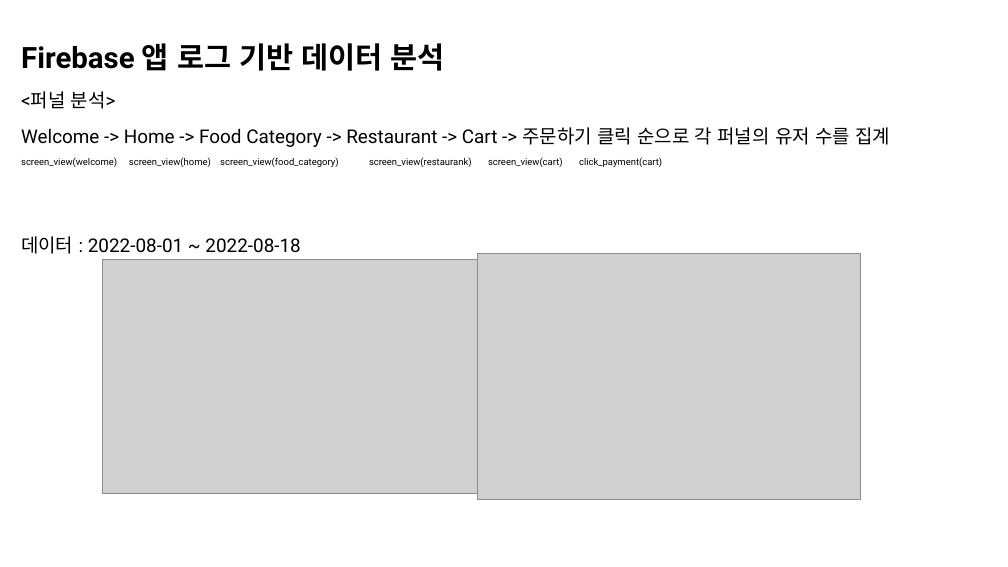
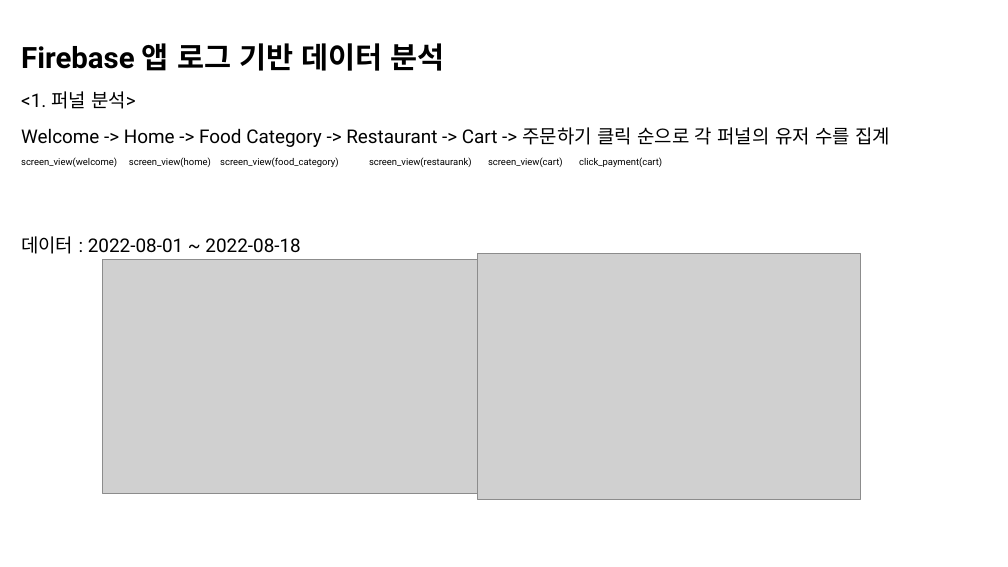
Before and after one commit to Indongspace/Personal_project, a slide deck: slide 2 of 앱 로그 데이터 분석.pptx. Drawn at 1008x567 pixels with LibreOffice and Linux fonts; fonts in the diff are those of the drawing; grey boxes stand for pictures. Boxes give left, top, right and bottom in pixels: in the first picture for what was removed or moved away, otherwise in the second. Text is boxed around its words. In the diff, an @@ line names an element or a change of style, - is before the commit and + after.

```diff
--- a/앱 로그 데이터 분석.pptx
+++ b/앱 로그 데이터 분석.pptx
@@ text at box(21, 91, 136, 109): text changed @@
-<퍼널 분석>
+<1. 퍼널 분석>
```
Also in this commit, not shown: 9 other slides changed, 8 slides added, 2 other files.
